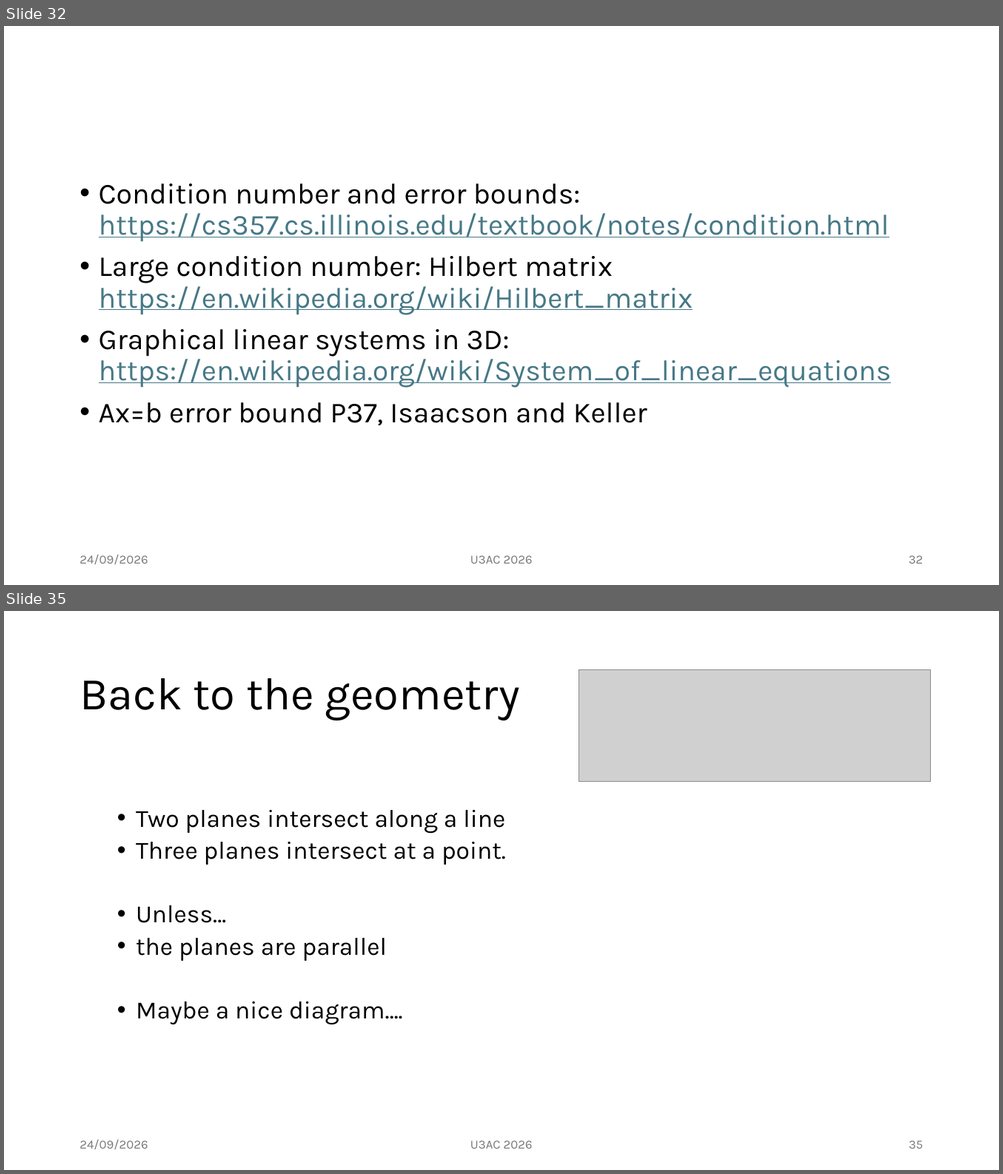
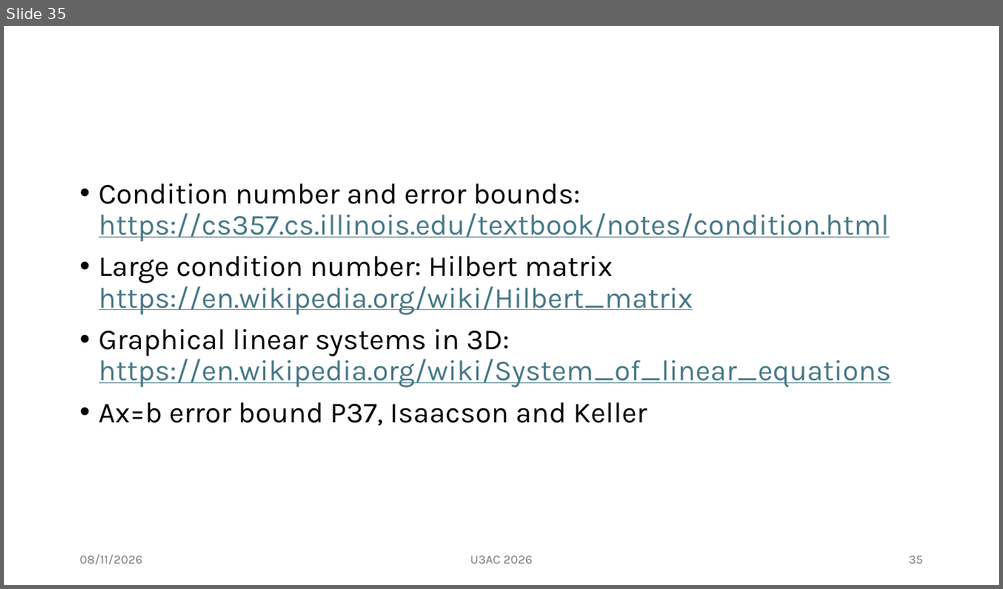
Before and after one commit to mm002a/U3AC, a slide deck: MTH04/U3AC.Lec2.pptx. Shown one above the other, each under a label of ours: slides 32 and 35 before the commit, slide 35 after it; the slides between them are not shown. The pictures are 1003x1174 and 1003x589 pixels, drawn with LibreOffice and Linux fonts; fonts in the diff are those of the drawing; grey boxes stand for pictures. Boxes give left, top, right and bottom in pixels: in the first picture for what was removed or moved away, otherwise in the second. Text is boxed around its words. In the diff, an @@ line names an element or a change of style, - is before the commit and + after.

```diff
--- a/MTH04/U3AC.Lec2.pptx
+++ b/MTH04/U3AC.Lec2.pptx
@@ slide 35 removed at [4,611,999,1170], background #FFFFFF @@
@@ picture removed at [578,669,930,781] @@
@@ title removed at [79,678,520,721] @@
-Back to the geometry
@@ text removed at [136,810,506,1025] @@
-  • Two planes intersect along a line
-  • Three planes intersect at a point.
-  • Unless…
-  • the planes are parallel
-  • Maybe a nice diagram….
@@ text removed at [79,1140,148,1150] @@
-24/09/2026
@@ text removed at [470,1141,532,1149] @@
-U3AC 2026
@@ page number removed at [908,1141,922,1149] @@
-35
@@ what was slide 32 is now slide 35 @@
@@ slide 35 changed as well @@
@@ text at [79,555,142,565]: text changed @@
-24/09/2026
+08/11/2026
@@ page number at [908,556,922,564]: text changed @@
-32
+35
```
Also in this commit, not shown: 31 other slides changed, 7 slides added, 4 other slides removed.
